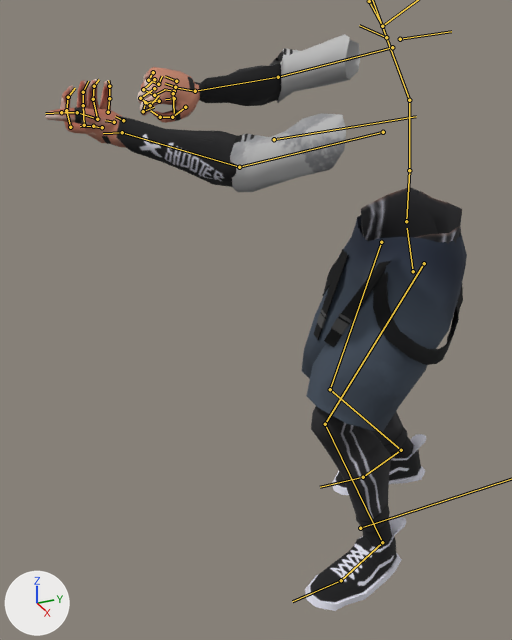
Two versions of the FBX model Assets/6v6Shooter/Animations/[03] GunSpecific Animations/[Sniper] Balista Vortex FPS animations/Balista Vortex Reload Animations.fbx, one commit apart.
Rendered twice from a camera (50 mm lens) standing at (1.456, -1.012, 1.506) and looking at (-0.115, -0.305, 0.72). The lights are fixed; the arrows at lower left show +X, +Y and +Z. Both versions are drawn at frame 23 of the action 'AN_FPS_Balista_Reload'; the numbers are the values there. The bones that bend it are drawn over the model as lines.

In view in the first picture: 'SM_MaleBody_FPS', 'SM_Outfit1_Male_FPS'.
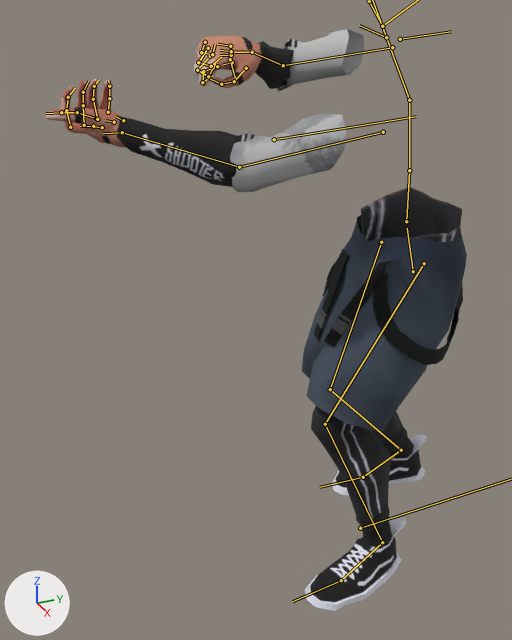
Commit message: [FIX] Reimported all balista anims

Scene script edits in JSON lines:
```json
{"block": "bone_def_upper_arm_r", "where": "bone_def_upper_arm_r = bpy.data.objects['rig'].pose.bones['DEF-upper_arm.R']  # child of 'DEF-shoulder.R'"}
{"op": "set", "path": "bone_def_upper_arm_r.rotation_quaternion", "old": "(0.752, 0.646, 0.041, 0.126)", "new": "(0.782, 0.623, 0.026, 0.002)", "note": "degrees (81, -6, 14) -> degrees (77, 2, 2)"}
{"op": "set", "path": "bone_def_upper_arm_r.scale", "old": "(1.01, 0.98, 1.01)", "new": "(1.02, 0.96, 1.02)"}
{"block": "bone_def_forearm_r", "where": "bone_def_forearm_r = bpy.data.objects['rig'].pose.bones['DEF-forearm.R']  # child of 'DEF-upper_arm.R'"}
{"op": "set", "path": "bone_def_forearm_r.rotation_quaternion", "old": "(0.871, 0.329, -0.325, 0.166)", "new": "(0.695, 0.68, -0.149, 0.183)", "note": "degrees (39, -42, 6) -> degrees (88, -27, 3)"}
{"op": "set", "path": "bone_def_forearm_r.scale", "old": "(1.0, 0.98, 1.02)", "new": "(1.0, 0.94, 1.06)"}
{"block": "bone_def_hand_r", "where": "bone_def_hand_r = bpy.data.objects['rig'].pose.bones['DEF-hand.R']  # child of 'DEF-forearm.R'"}
{"op": "set", "path": "bone_def_hand_r.rotation_quaternion", "old": "(0.52, -0.148, -0.836, -0.091)", "new": "(0.596, -0.261, -0.708, 0.275)", "note": "degrees (0, -116, -20) -> degrees (-101, -44, 102)"}
{"op": "set", "path": "bone_def_hand_r.scale", "old": "(0.99, 1.03, 0.99)", "new": "(1.01, 1.02, 0.98)"}
```

Changed parts and their boxes [x1, y1, x2, y2] in the pictures (512 x 640 px):
```json
{"object": "SM_Outfit1_Male_FPS", "change": "posed", "before": [230, 34, 467, 432], "after": [230, 29, 467, 432]}
{"object": "SM_MaleBody_FPS", "change": "posed", "before": [45, 64, 462, 611], "after": [45, 35, 462, 611]}
{"bone": "DEF-upper_arm.R", "before": "(392, 47) to (278, 77)", "after": "(392, 47) to (283, 65)"}
{"bone": "DEF-forearm.R", "before": "(278, 77) to (195, 91)", "after": "(283, 65) to (252, 52)"}
{"bone": "DEF-hand.R", "before": "(195, 91) to (174, 87)", "after": "(252, 52) to (230, 52)"}
```
